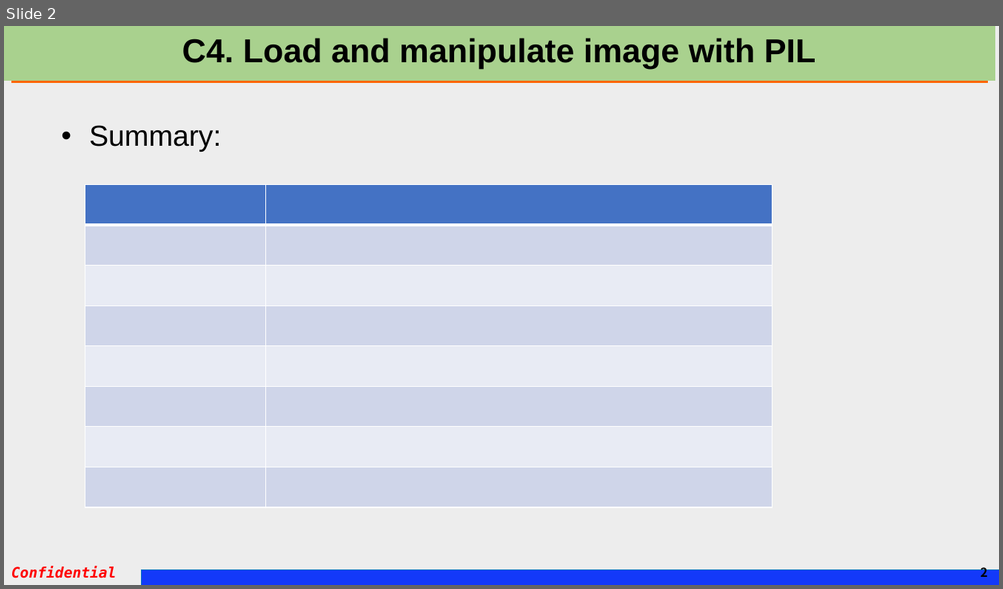
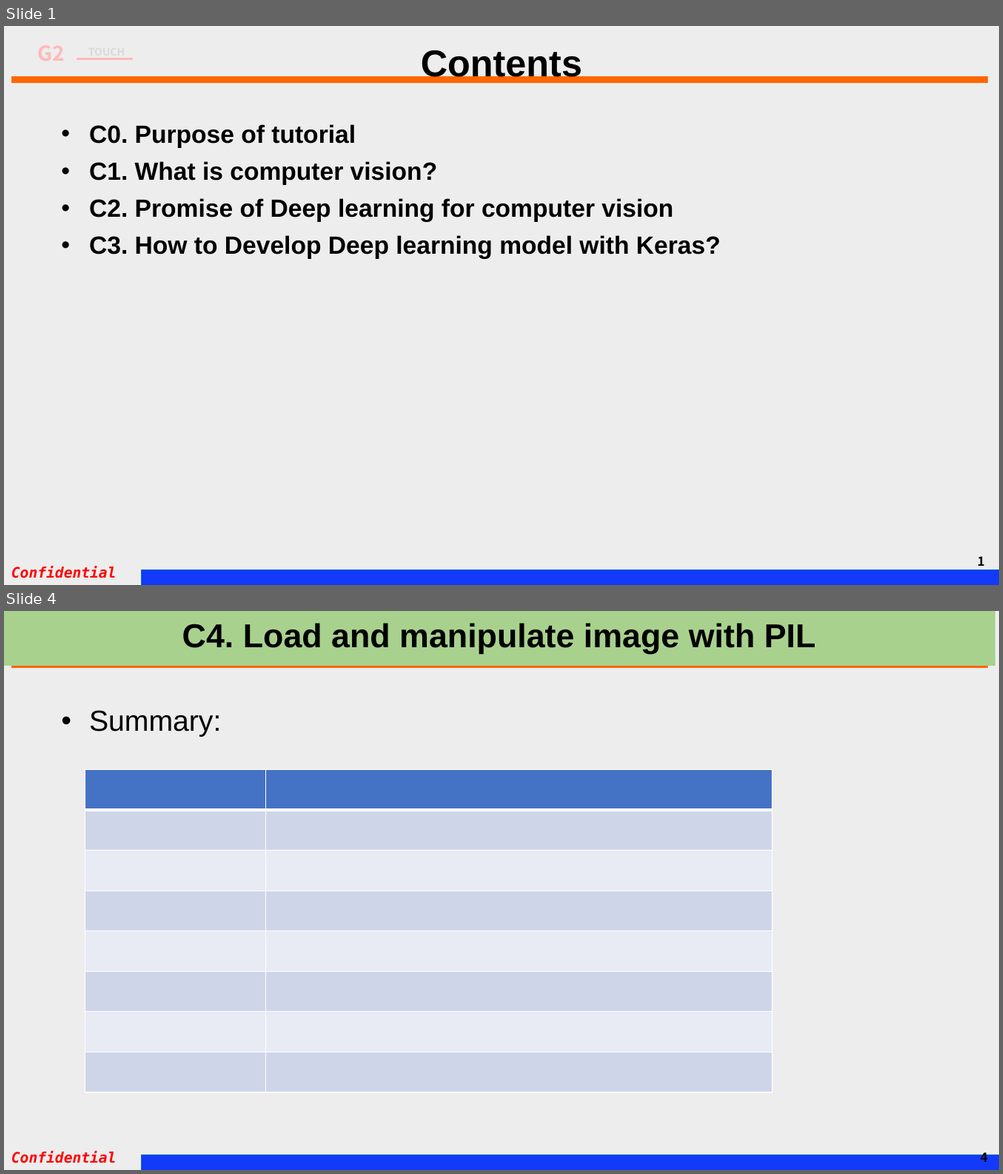
Before and after one commit to gemmanguen/Fundamental_review, a slide deck: 4ComputerVision/frk_DL-for-CV_v0.pptx. Shown one above the other, each under a label of ours: slide 2 before the commit, slides 1 and 4 after it; the slides between them are not shown. The pictures are 1003x589 and 1003x1174 pixels, drawn with LibreOffice and Linux fonts; fonts in the diff are those of the drawing. Boxes give left, top, right and bottom in pixels: in the first picture for what was removed or moved away, otherwise in the second. Text is boxed around its words. In the diff, an @@ line names an element or a change of style, - is before the commit and + after.

```diff
--- a/4ComputerVision/frk_DL-for-CV_v0.pptx
+++ b/4ComputerVision/frk_DL-for-CV_v0.pptx
@@ slide 1 added at (4,26,999,585), background #EDEDED; not listed: 3 template elements that a slide beside it also shows @@
@@ line added from (77, 59) to (133, 59), #FFB9B9 2.25 pt @@
@@ title added at (421,50,582,83), 36 pt, text #000000, bold @@
+Contents
@@ text added at (89,124,720,259), 24 pt, text #000000, bold @@
+• C0. Purpose of tutorial
+• C1. What is computer vision?
+• C2. Promise of Deep learning for computer vision
+• C3. How to Develop Deep learning model with Keras?
@@ page number added at (977,557,984,566), 12 pt, text #000000, bold @@
+1
@@ what was slide 2 is now slide 4 @@
@@ page number at (980,1150,987,1162): text changed @@
-2
+4
```
Also in this commit, not shown: 1 slide changed, 1 other slide added, 34 other files.
